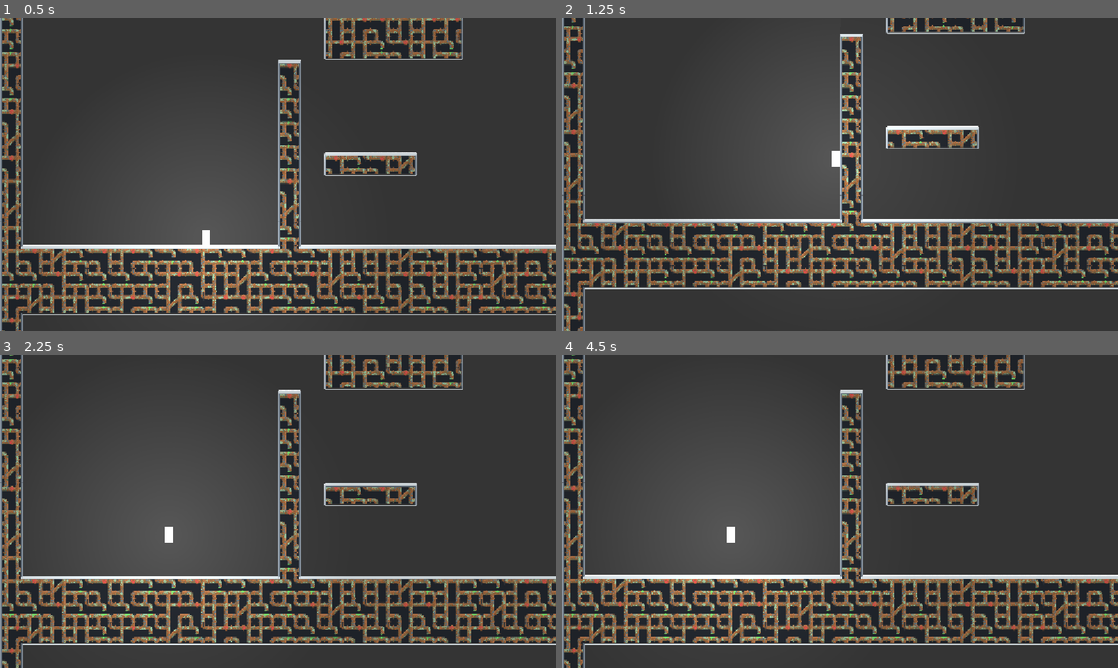
Above: before the commit, frames 1-4 (two rows, left to right).
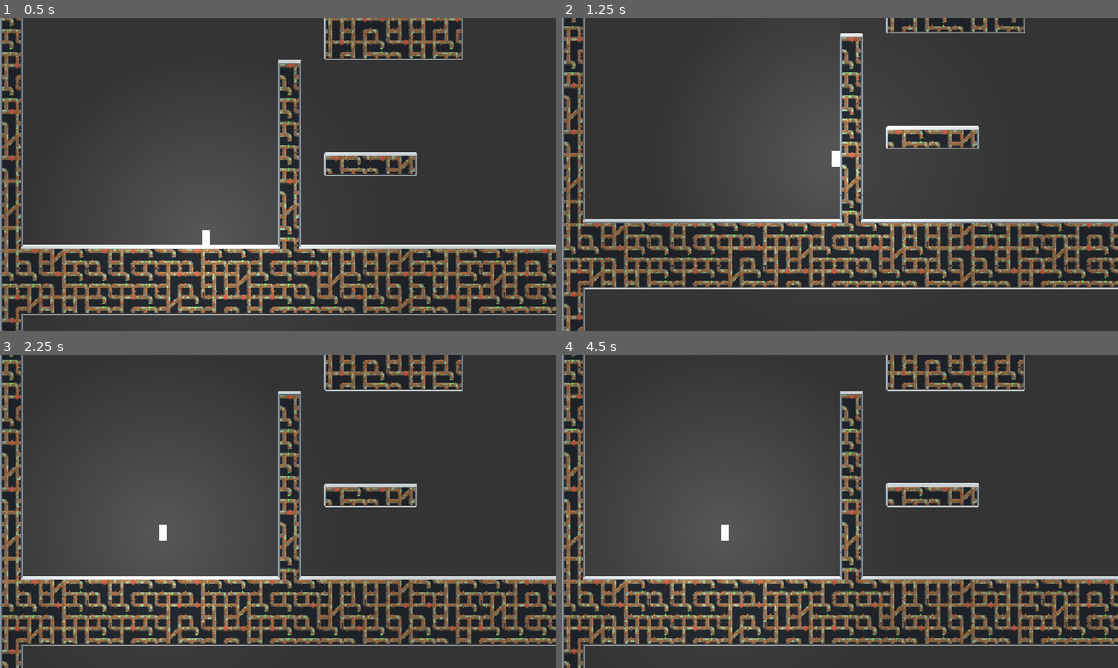
Above: after the commit, the same moments.

Repository: Muhhhhh/summer
Game: Godot game, scene res://scenes/test_world.tscn
Same seed, same stepped clock (60 frames per second), same inputs: the game is played once before the commit and once after it. The project has no main scene, so this scene is started directly.
Inputs:
- Up to frame 1 (0.5 s): no input
- Up to frame 2 (1.25 s): hold Right (right) from 0.53 s (still down); tap Shift (dash) at 0.6 s; tap Up (up) at 0.77, 0.8, 1.07 s
- Up to frame 3 (2.25 s): tap Up (up) at 1.35, 1.52, 1.82 s; tap Shift (dash) at 1.55, 2.1 s; release Right (right) at 2.03 s; hold Left (left) from 2.03 s (still down)
- Up to frame 4 (4.5 s): tap Up (up) at 2.3, 3.02, 3.32, 3.6, 3.77, 4.07 s; release Left (left) at 2.78 s; hold Right (right) 2.78-4.28 s; tap Shift (dash) at 2.85, 4.35 s; hold Left (left) from 4.28 s (still down)

Frame 1 is identical in both runs. In frame 2, less than 0.1% of the frame differs, in the area x 0-84%, y 4-6%; in frame 3, 11%; in frame 4, 12%, in the area x 0-100%, y 0-100%.

Commit message:
Refactored code and added comments; yes I am procrastinating on actual productive work. Deal with it.

Diff:
--- a/entities/player/player.gd
+++ b/entities/player/player.gd
@@ -8,8 +8,8 @@
 @export var grounded_rays: Node2D
 @export var coyote_time: float = 0.1
 @export_subgroup("Wall Jump")
-@export var right_ray: RayCast2D
-@export var left_ray: RayCast2D
+@export var right_rays: Node2D
+@export var left_rays: Node2D
 @export_range(-180, 180) var wall_jump_angle: float = 30
 @export var identical_jump_velocity: bool = true
 @export var wall_jump_velocity: float
@@ -39,77 +39,119 @@
 var _right_wall_jump_direction: Vector2
 var _left_wall_jump_direction: Vector2
 
+var grounded: bool = false
+var left_colliding: bool = false
+var right_colliding: bool = false
+
 func _ready() -> void:
-	# IF yk Jump Height
-	# To calculate intial v to have jump height
-	# vf^2=vi^2+2ax
-	# 0=vi^2+2ax
-	# sqrt(-2ax) but a isn't negative so sqrt(2ax)
 	_jump_velocity = -sqrt(2 * jump_height * gravity)
 	_min_jump_velocity = -sqrt(2 * min_jump_height * gravity)
 	_last_grounded = coyote_time + 1 # Make sure that the game doesn't let you jump midair just because of loading time
 	_dash_uses_left = dash_uses
 	_right_wall_jump_direction = Vector2.UP.rotated(deg_to_rad(wall_jump_angle))
 	_left_wall_jump_direction = Vector2.UP.rotated(deg_to_rad(-wall_jump_angle))
-	print(_right_wall_jump_direction)
 	if identical_jump_velocity:
 		wall_jump_velocity = abs(_jump_velocity)
-
 
 
 func _physics_process(delta: float) -> void:
 	velocity.y += gravity * delta
 
-	var grounded: bool = false
+	_check_rays()
+
+	# left input is -1, right input is 1, and no input/both left and right is 0
+	var x_input: int = (1 if Input.is_action_pressed("right") else 0) - (1 if Input.is_action_pressed("left") else 0)
+
+	_handle_run(x_input, delta)
+	_handle_timers(delta)
+	_handle_wall_jump(x_input)
+	_handle_jump()
+
+
+	move_and_slide()
+
+
+func _handle_jump() -> void:
+	# Jump if you are within coyote time and the jump button is pressed
+	if Input.is_action_just_pressed("up") and _last_grounded < coyote_time:
+		velocity.y = _jump_velocity
+
+	# If you release the jump button while going up, set the velocity to the minimum jump velocity to allow for variable jump height
+	if Input.is_action_just_released("up") and velocity.y < _min_jump_velocity:
+		velocity.y = _min_jump_velocity
+
+
+func _handle_wall_jump(x_input: int) -> void:
+	# Wall jump if you have uses left and the cooldown has passed
+	if _wall_jump_uses_left > 0 and _last_wall_jumped > wall_jump_cooldown:
+		if Input.is_action_just_pressed("up") and x_input == -1 and left_colliding:
+			velocity = _right_wall_jump_direction * wall_jump_velocity
+			_wall_jump_uses_left -= 1
+			_last_wall_jumped = 0
+
+		if Input.is_action_just_pressed("up") and x_input == 1 and right_colliding:
+			velocity = _left_wall_jump_direction * wall_jump_velocity
+			_wall_jump_uses_left -= 1
+			_last_wall_jumped = 0
+
+	# Slide on walls if you're "moving" into them
+	if (x_input == -1 and left_colliding) or (x_input == 1 and right_colliding):
+		velocity.y = min(velocity.y, sliding_gravity_cap)
+
+	# Reset wall jump uses if grounded
+	if grounded:
+		_wall_jump_uses_left = wall_jump_uses
+		_last_wall_jumped = 0
+
+
+func _handle_run(x_input: int, delta: float) -> void:
+	if x_input != 0:
+		if Input.is_action_just_pressed("dash") and _dash_uses_left > 0: # Set the velocity to the dash speed if the player presses the dash button and has uses left
+			velocity.x = x_input * dash_speed
+			_dash_uses_left -= 1
+		elif abs(velocity.x) < move_speed: # If the player is moving slower than the max speed, accelerate them towards the input direction
+			velocity.x = move_toward(velocity.x, x_input * move_speed, (acceleration if is_on_floor() else air_acceleration) * delta)
+	else: # If the player isn't pressing any input, dampen the horizontal velocity to simulate friction or air resistance
+		velocity.x = lerp(velocity.x, 0.0, 1.0 - exp(-delta / (friction_scale if is_on_floor() else air_resistance_scale)))
+
+	# Dampen the horizontal velocity if it exceeds the move speed (to limit dash time)
+	if abs(velocity.x) > move_speed:
+		velocity.x = lerp(velocity.x, move_speed, 1.0 - exp(-delta / dash_damping_scale))
+
+
+func _handle_timers(delta: float) -> void:
+	# Only count down the dash cooldown if the player is grounded or if the player doesn't need to be grounded to get dash uses back
+	if grounded or not require_ground_to_get_dash:
+		_last_dashed += delta
+
+	# Increment the wall jump and grounded timers
+	_last_wall_jumped += delta
+	_last_grounded += delta
+
+	if _last_dashed >= dash_cooldown:
+		_last_dashed = 0
+		_dash_uses_left = min(_dash_uses_left + 1, dash_uses)
+
+
+	if grounded:
+		_last_grounded = 0
+
+
+func _check_rays() -> void:
+	# Iterate through all the rays and set the grounded, left_colliding, and right_colliding variables based on whether any ray is colliding
+	grounded = false
 
 	for ray in grounded_rays.get_children():
 		if ray.is_colliding():
 			grounded = true
 
-	var x_input: int = (1 if Input.is_action_pressed("right") else 0) - (1 if Input.is_action_pressed("left") else 0)
+	left_colliding = false
+	right_colliding = false
 
-	if x_input != 0:
-		if Input.is_action_just_pressed("dash") and _dash_uses_left > 0:
-			velocity.x = x_input * dash_speed
-			_dash_uses_left -= 1
-		velocity.x = move_toward(velocity.x, x_input * move_speed, (acceleration if is_on_floor() else air_acceleration) * delta)
-	else:
-		velocity.x = lerp(velocity.x, 0.0, 1.0 - exp(-delta / (friction_scale if is_on_floor() else air_resistance_scale)))
+	for ray in left_rays.get_children():
+		if ray.is_colliding():
+			left_colliding = true
 
-	_last_dashed += delta * (1 if (grounded or not require_ground_to_get_dash) else 0)
-	_last_wall_jumped += delta
-
-	if _last_dashed >= dash_cooldown:
-		_last_dashed = 0
-		_dash_uses_left = min(_dash_uses_left + 1, dash_uses)
-
-	if abs(velocity.x) > move_speed:
-		velocity.x = lerp(velocity.x, move_speed, 1.0 - exp(-delta / dash_damping_scale))
-
-	_last_grounded = 0 if grounded else _last_grounded + delta # Start ticking timer up when the rays stop colliding
-
-	if _wall_jump_uses_left > 0 and _last_wall_jumped > wall_jump_cooldown:
-		if Input.is_action_just_pressed("up") and x_input == -1 and left_ray.is_colliding():
-			velocity = _right_wall_jump_direction * wall_jump_velocity
-			_wall_jump_uses_left -= 1
-			_last_wall_jumped = 0
-
-		if Input.is_action_just_pressed("up") and x_input == 1 and right_ray.is_colliding():
-			velocity = _left_wall_jump_direction * wall_jump_velocity
-			_wall_jump_uses_left -= 1
-			_last_wall_jumped = 0
-
-	if (x_input == -1 and left_ray.is_colliding()) or (x_input == 1 and right_ray.is_colliding()):
-		velocity.y = min(velocity.y, sliding_gravity_cap)
-
-	if grounded:
-		_wall_jump_uses_left = wall_jump_uses
-		_last_wall_jumped = 0
-
-	if Input.is_action_just_pressed("up") and _last_grounded < coyote_time:
-		velocity.y = _jump_velocity
-
-	if Input.is_action_just_released("up") and velocity.y < _min_jump_velocity:
-		velocity.y = _min_jump_velocity
-
-	move_and_slide()
+	for ray in right_rays.get_children():
+		if ray.is_colliding():
+			right_colliding = true
--- a/scenes/test_world.tscn
+++ b/scenes/test_world.tscn
@@ -31,12 +31,12 @@
 modulate = Color(0.205117, 0.205117, 0.205117, 1)
 polygon = PackedVector2Array(-100, -100, 10000, -100, 10000, 10000, -100, 10000)
 
-[node name="Player" type="CharacterBody2D" parent="." unique_id=93198577 node_paths=PackedStringArray("grounded_rays", "right_ray", "left_ray")]
+[node name="Player" type="CharacterBody2D" parent="." unique_id=93198577 node_paths=PackedStringArray("grounded_rays", "right_rays", "left_rays")]
 position = Vector2(379, 441)
 script = ExtResource("1_t2am2")
 grounded_rays = NodePath("Grounded Rays")
-right_ray = NodePath("Right")
-left_ray = NodePath("Left")
+right_rays = NodePath("Right Rays")
+left_rays = NodePath("Left Rays")
 friction_scale = 0.1
 metadata/_edit_group_ = true
 
@@ -78,12 +78,32 @@
 position = Vector2(6, 0)
 target_position = Vector2(0, 16)
 
-[node name="Right" type="RayCast2D" parent="Player" unique_id=81957189]
+[node name="Right Rays" type="Node2D" parent="Player" unique_id=2089211632]
+
+[node name="Right" type="RayCast2D" parent="Player/Right Rays" unique_id=81957189]
 position = Vector2(8, -16)
 target_position = Vector2(8, 0)
 
-[node name="Left" type="RayCast2D" parent="Player" unique_id=2039007647]
+[node name="Right2" type="RayCast2D" parent="Player/Right Rays" unique_id=678750801]
+position = Vector2(8, -24)
+target_position = Vector2(8, 0)
+
+[node name="Right3" type="RayCast2D" parent="Player/Right Rays" unique_id=956169019]
+position = Vector2(8, -8)
+target_position = Vector2(8, 0)
+
+[node name="Left Rays" type="Node2D" parent="Player" unique_id=524810184]
+
+[node name="Left" type="RayCast2D" parent="Player/Left Rays" unique_id=2039007647]
 position = Vector2(-8, -16)
+target_position = Vector2(-8, 0)
+
+[node name="Left2" type="RayCast2D" parent="Player/Left Rays" unique_id=2038582965]
+position = Vector2(-8, -24)
+target_position = Vector2(-8, 0)
+
+[node name="Left3" type="RayCast2D" parent="Player/Left Rays" unique_id=1680346141]
+position = Vector2(-8, -8)
 target_position = Vector2(-8, 0)
 
 [node name="Camera2D" type="Camera2D" parent="." unique_id=1607654607 node_paths=PackedStringArray("target")]
